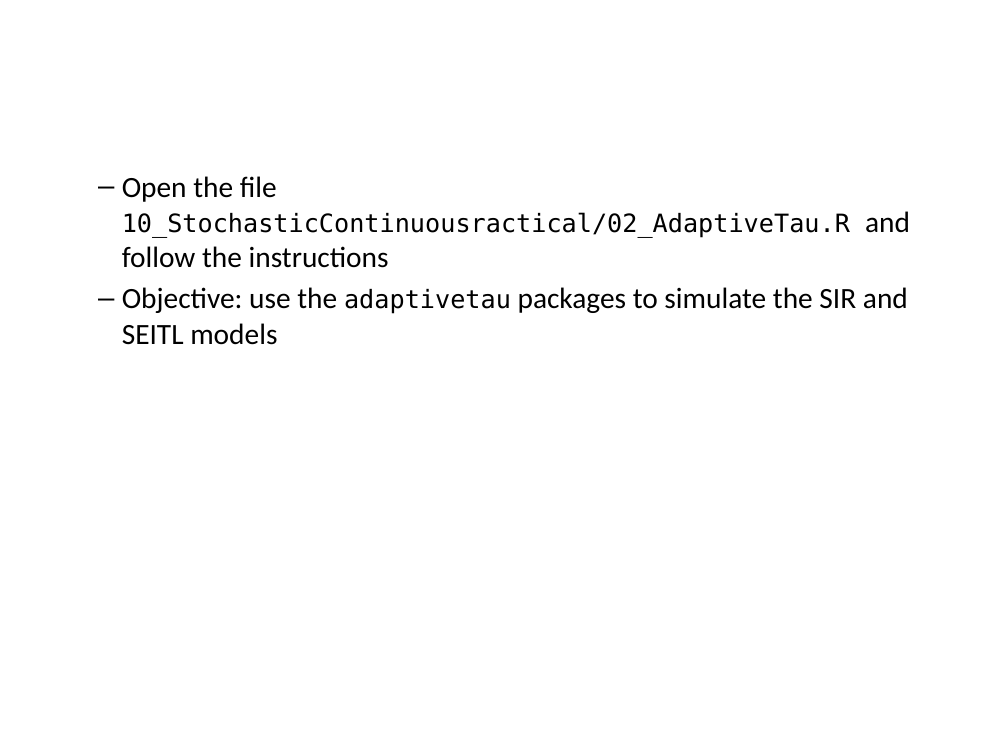
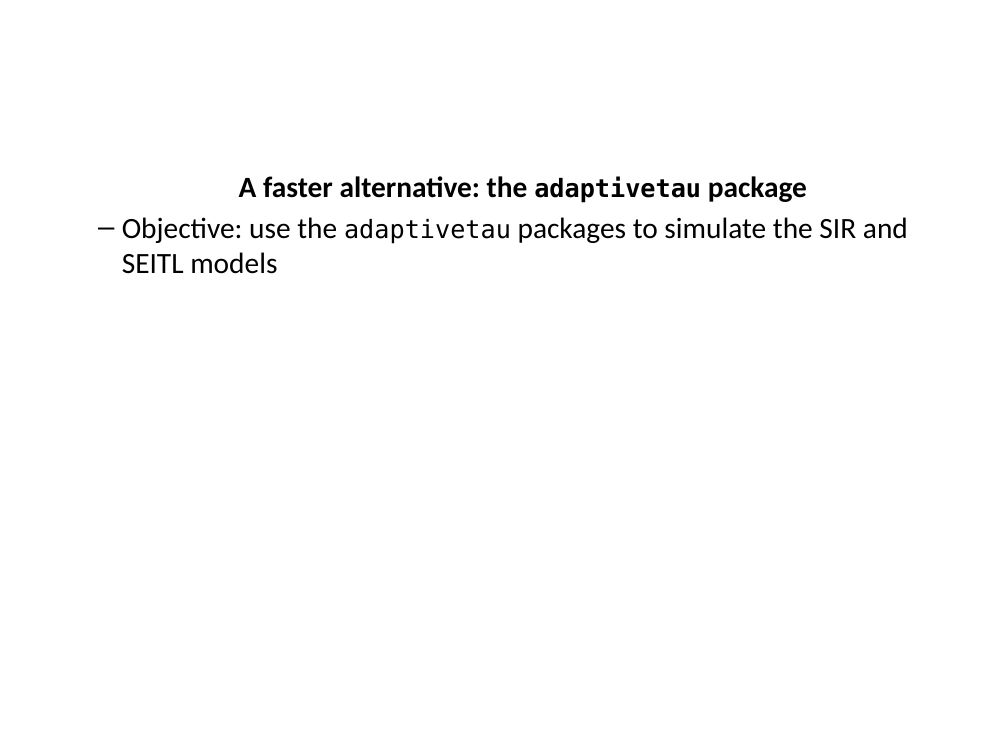
Before and after one commit to cmmid/mtm, a slide deck: slide 26 of slides/Lecture_10_StochasticContinuous.pptx (slide 27 before the commit). Drawn at 1008x756 pixels with LibreOffice and Linux fonts; fonts in the diff are those of the drawing; background and template pictures are left out. Boxes give left, top, right and bottom in pixels: in the first picture for what was removed or moved away, otherwise in the second. Text is boxed around its words. In the diff, an @@ line names an element or a change of style, - is before the commit and + after.

Commit message:
practical 10 updates

```diff
--- a/slides/Lecture_10_StochasticContinuous.pptx
+++ b/slides/Lecture_10_StochasticContinuous.pptx
@@ text at (239, 176, 807, 203): text changed; size 18 to 21 pt; font DejaVu Sans Mono to Calibri; bold on @@
-  – Open the file 10_StochasticContinuousractical/02_AdaptiveTau.R and follow the instructions
+  A faster alternative: the adaptivetau package
```
Also in this commit, not shown: 1 other slide changed, 1 slide removed, 1 other file.
